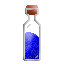
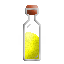
The second 64x64 image is a revision of the first. Changes to its layers:
renamed "yellow" to "yellow FFFF00", showed it, painted on it over [25, 32, 39, 59]
renamed "blue" to "blue 0000FF", hid it, painted on it over [25, 32, 39, 59]
